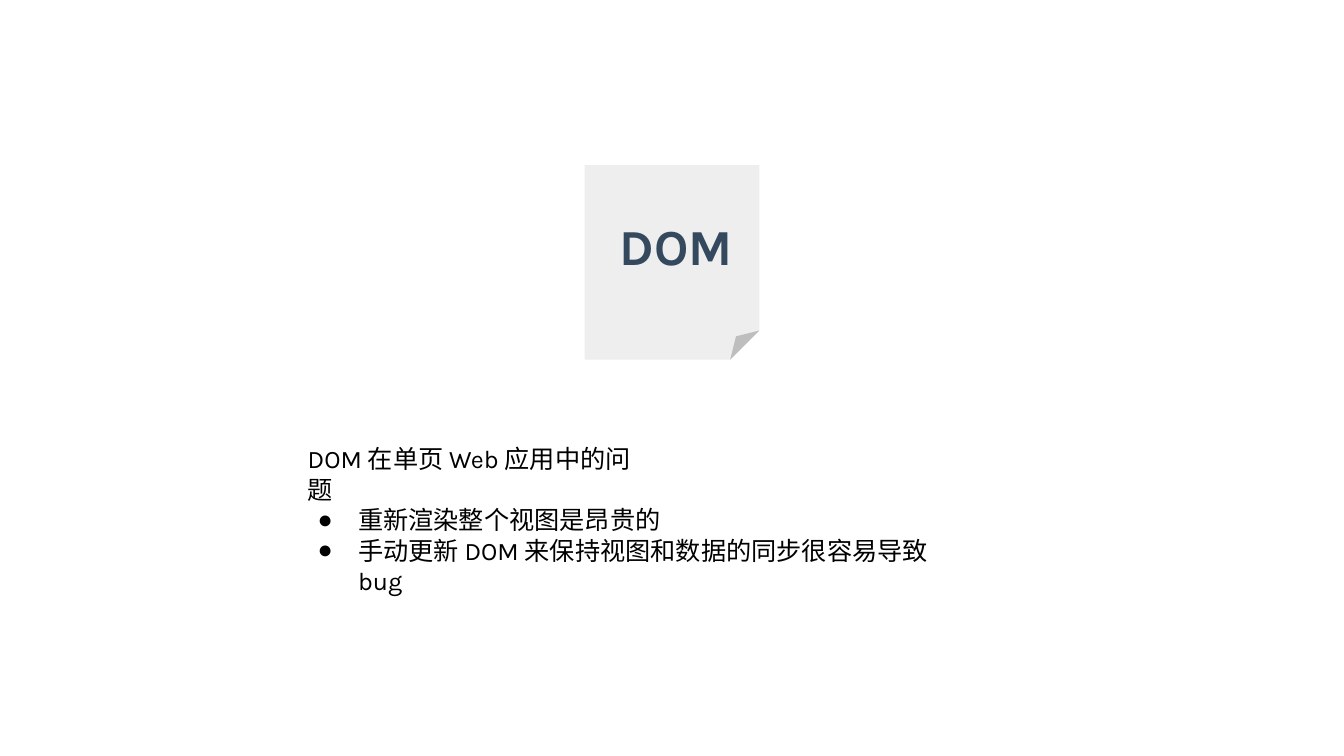
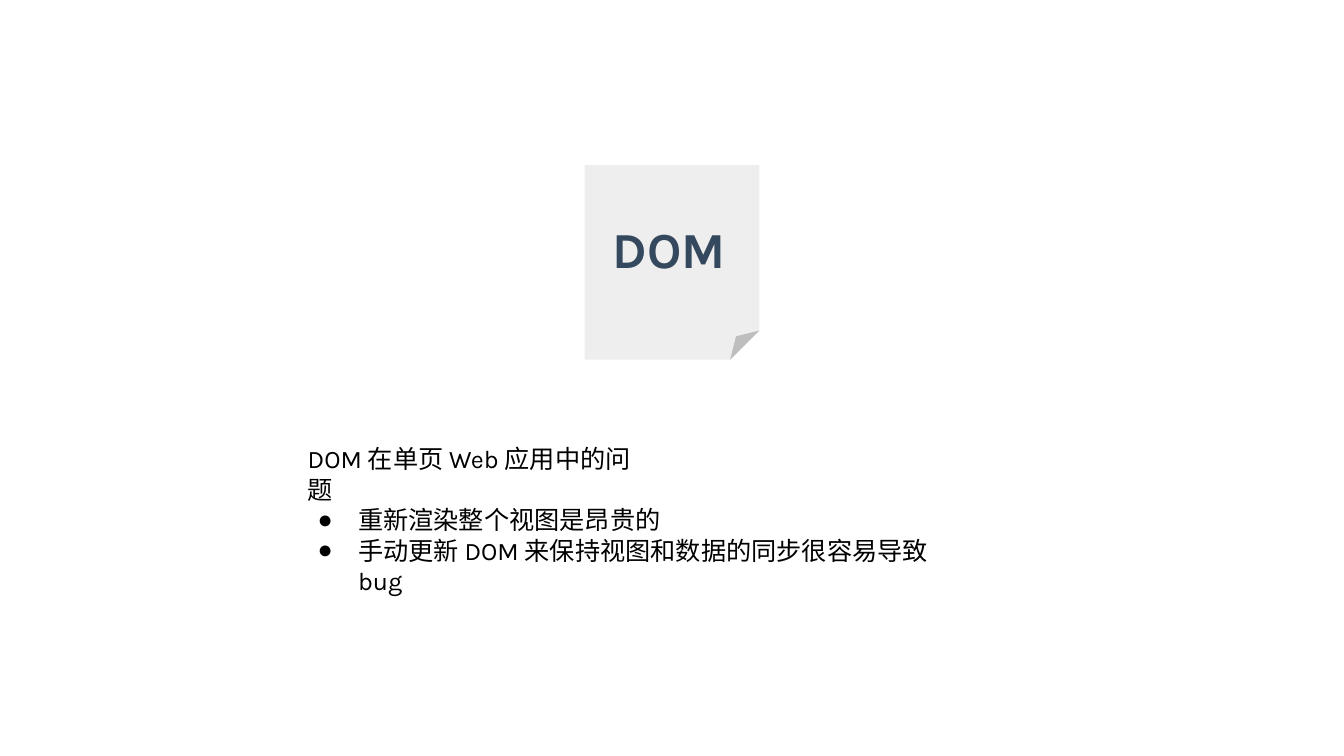
Before and after one commit to RamirezET/vue-sharing, a slide deck: slide 10 of Vue 2.pptx. Drawn at 1344x756 pixels with LibreOffice and Linux fonts; fonts in the diff are those of the drawing. Boxes give left, top, right and bottom in pixels: in the first picture for what was removed or moved away, otherwise in the second. Text is boxed around its words. In the diff, an @@ line names an element or a change of style, - is before the commit and + after.

```diff
--- a/Vue 2.pptx
+++ b/Vue 2.pptx
@@ text "DOM": place and size @@
-text "DOM" at <box>620,231,733,266</box>
+text "DOM" at <box>612,234,725,269</box>
```
Also in this commit, not shown: 2 other slides changed.
